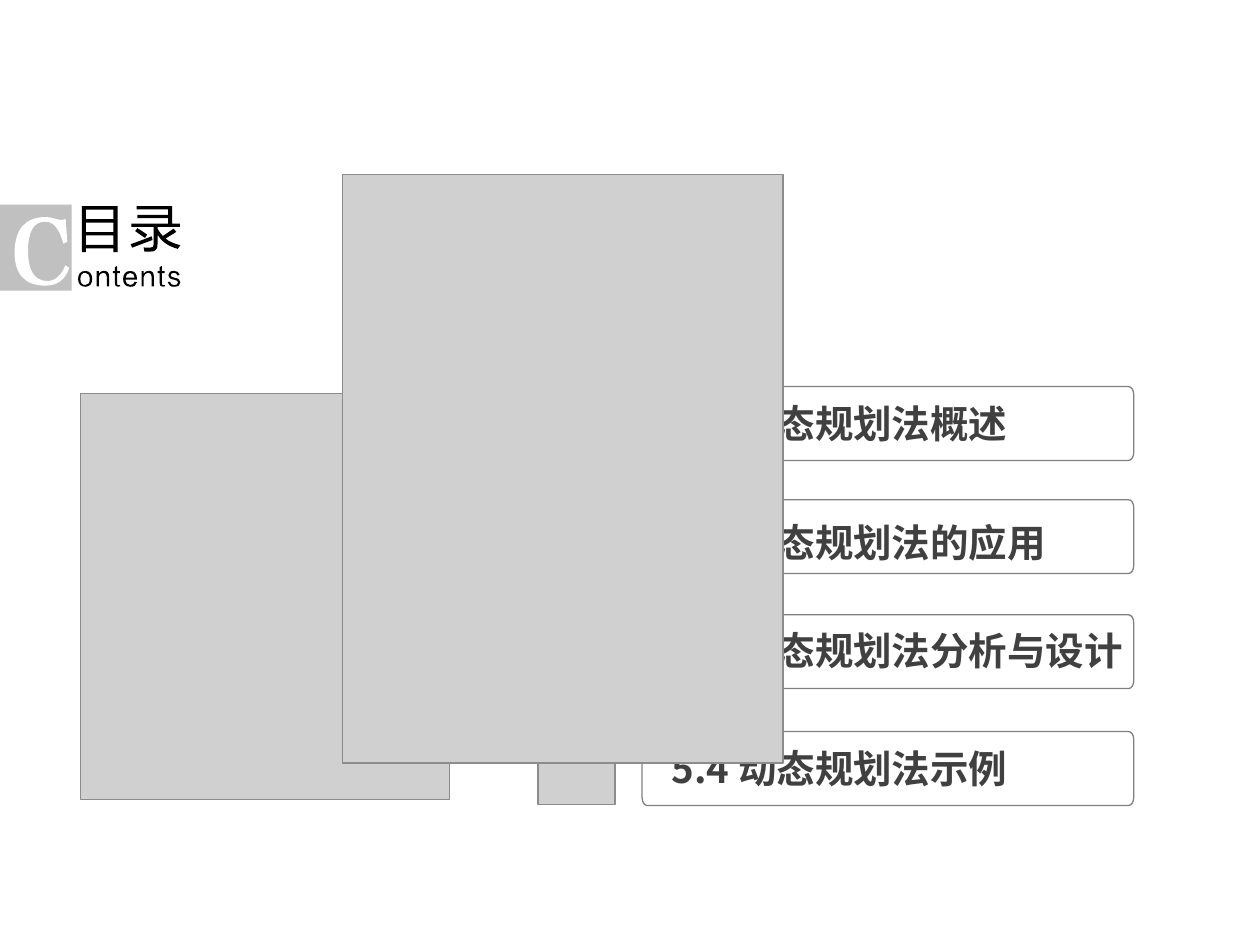
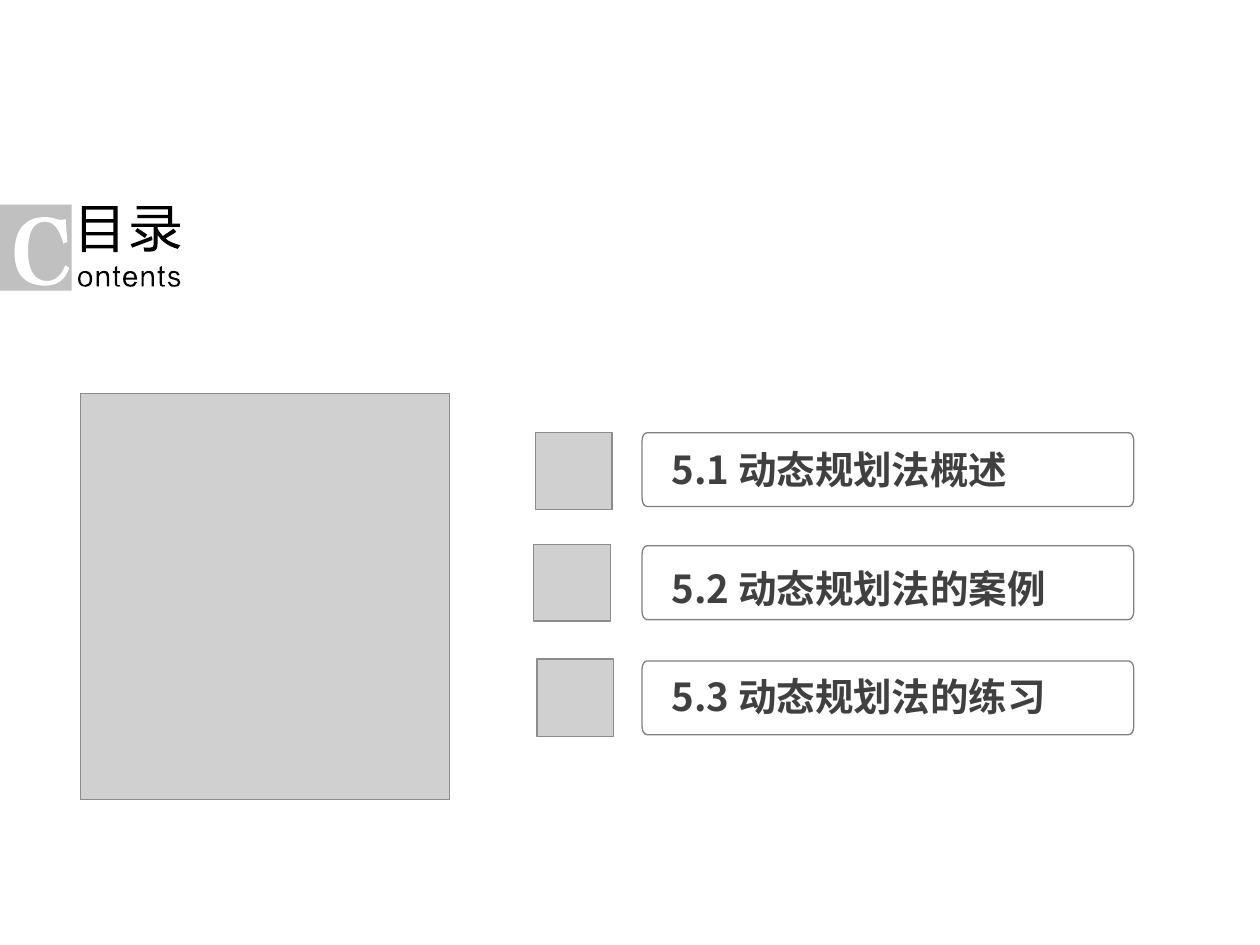
Before and after one commit to liutongling/DP, a slide deck: slide 2 of file/第5章 动态规划法.pptx. Drawn at 1260x945 pixels with LibreOffice and Linux fonts; fonts in the diff are those of the drawing; grey boxes stand for pictures; background and template pictures are left out. Boxes give left, top, right and bottom in pixels: in the first picture for what was removed or moved away, otherwise in the second. Text is boxed around its words. In the diff, an @@ line names an element or a change of style, - is before the commit and + after.

Commit message:
第五章内容动态规划

```diff
--- a/file/第5章 动态规划法.pptx
+++ b/file/第5章 动态规划法.pptx
@@ picture removed at (x1=343, y1=175, x2=784, y2=764) @@
@@ picture added at (x1=536, y1=432, x2=612, y2=509) @@
@@ freeform shape added at (x1=573, y1=447, x2=622, y2=496), fill #FFFFFF @@
@@ picture added at (x1=533, y1=544, x2=610, y2=621) @@
@@ freeform shape added at (x1=581, y1=558, x2=624, y2=606), fill #FFFFFF @@
@@ text at (x1=672, y1=570, x2=1045, y2=607): text changed @@
-5.2 动态规划法的应用
+5.2 动态规划法的案例
@@ picture added at (x1=537, y1=659, x2=614, y2=737) @@
@@ freeform shape added at (x1=562, y1=662, x2=635, y2=736), fill #FFFFFF @@
@@ freeform shape added at (x1=576, y1=674, x2=621, y2=722), fill #FFFFFF @@
@@ 3 freeform shapes, 1 text moved together from (x1=643, y1=387, x2=1134, y2=689) to (x1=643, y1=432, x2=1134, y2=736) @@
@@ text at (x1=672, y1=678, x2=1045, y2=715): text changed @@
-5.3 动态规划法分析与设计
+5.3 动态规划法的练习
@@ picture removed at (x1=538, y1=728, x2=615, y2=805) @@
@@ freeform shape removed at (x1=643, y1=732, x2=1134, y2=806) @@
@@ text removed at (x1=672, y1=744, x2=1007, y2=794) @@
-5.4 动态规划法示例
```
Also in this commit, not shown: 1 other slide changed, 9 slides added, 3 other files.
